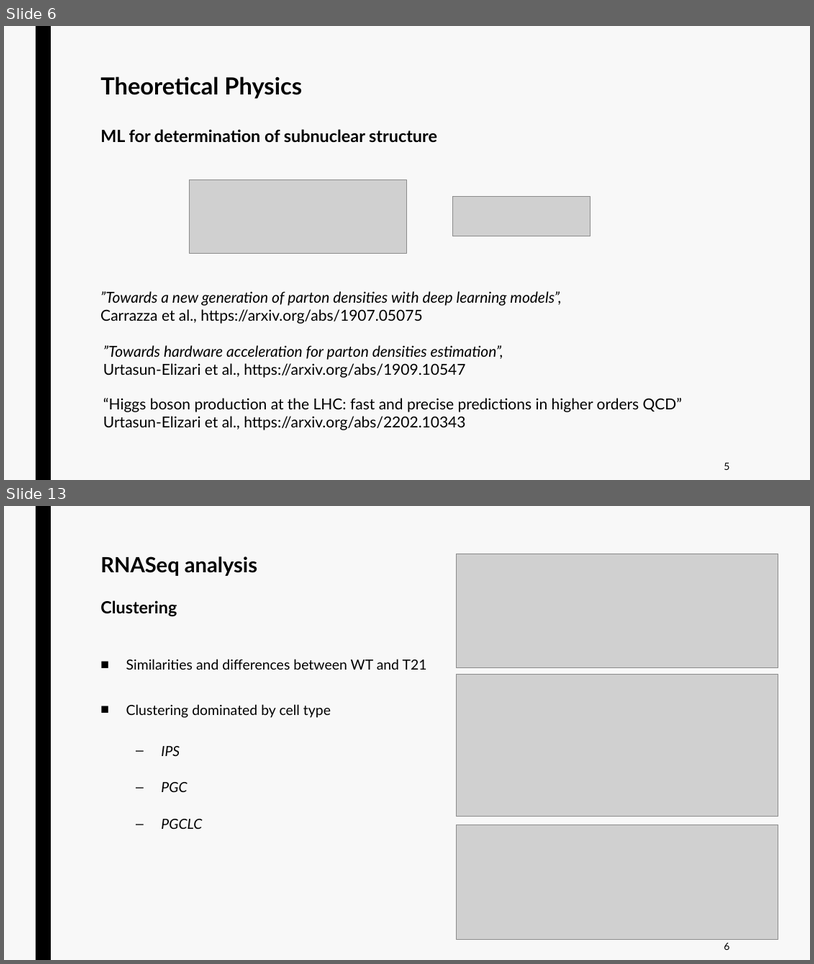
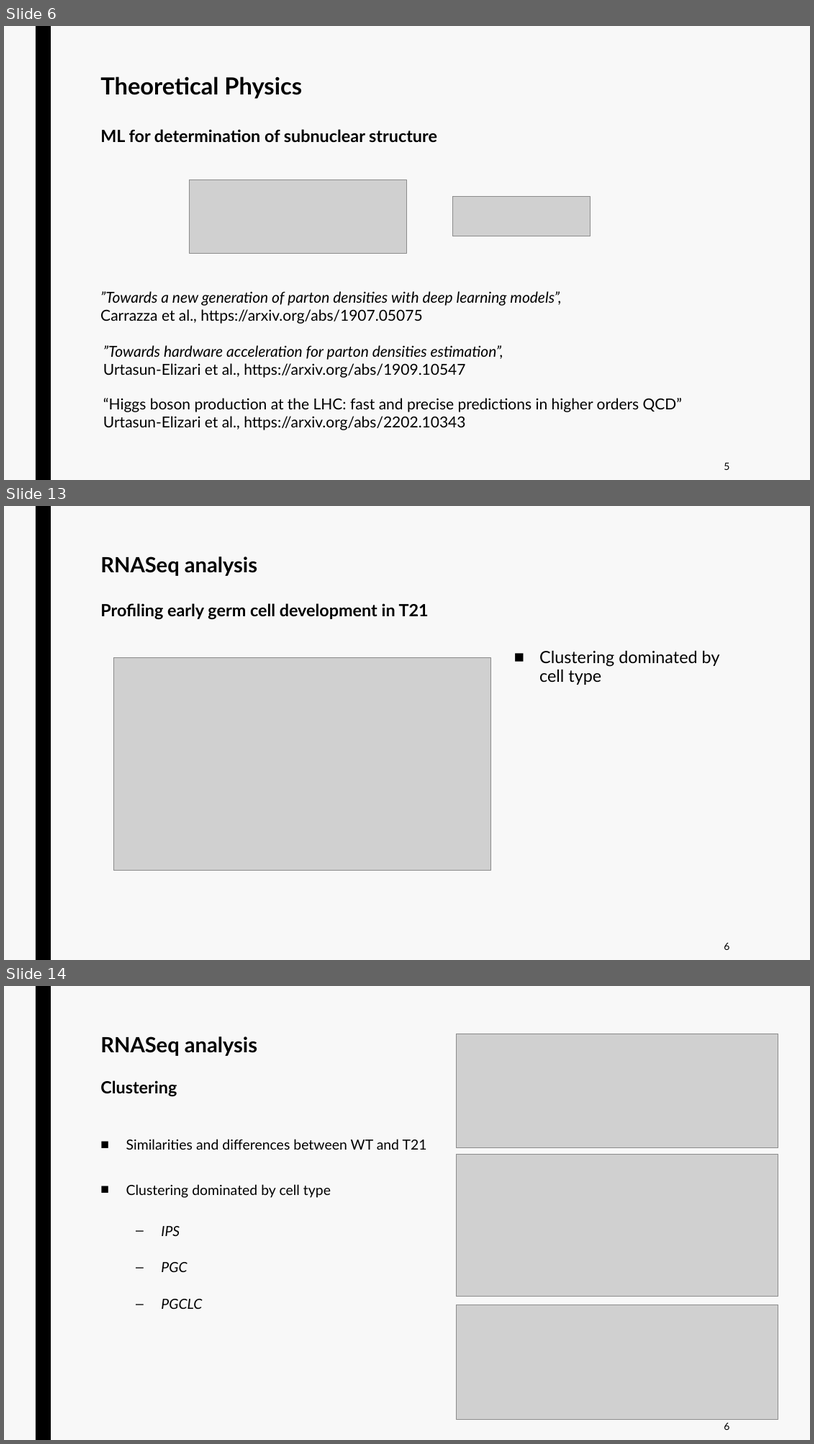
Before and after one commit to jurtasun/presentations, a slide deck: 202306_CRG_Postdoc/230623_GRG_Postdoc.ppt. Shown one above the other, each under a label of ours: slides 6 and 13 before the commit, slides 6, 13 and 14 after it; the slides between them are not shown. The pictures are 814x964 and 814x1444 pixels, drawn with LibreOffice and Linux fonts; fonts in the diff are those of the drawing; grey boxes stand for pictures. Boxes give left, top, right and bottom in pixels: in the first picture for what was removed or moved away, otherwise in the second. Text is boxed around its words. In the diff, an @@ line names an element or a change of style, - is before the commit and + after.

```diff
--- a/202306_CRG_Postdoc/230623_GRG_Postdoc.ppt
+++ b/202306_CRG_Postdoc/230623_GRG_Postdoc.ppt
@@ slide 13 added at <box>4,506,810,960</box>, background #F8F8F8; not listed: 1 template element that a slide beside it also shows @@
@@ title added at <box>100,556,429,620</box>, 20 pt, text #000000, bold @@
+RNASeq analysis
+Profiling early germ cell development in T21
@@ text added at <box>540,650,720,685</box>, 20 pt, text #000000 @@
+■ Clustering dominated by cell type
@@ picture added at <box>114,657,491,870</box> @@
@@ text added at <box>724,942,730,950</box>, 12 pt, text #000000 @@
+6
@@ what was slide 13 is now slide 14 @@
```
Also in this commit, not shown: 4 slides changed, 2 other slides added, 2 slides removed.
